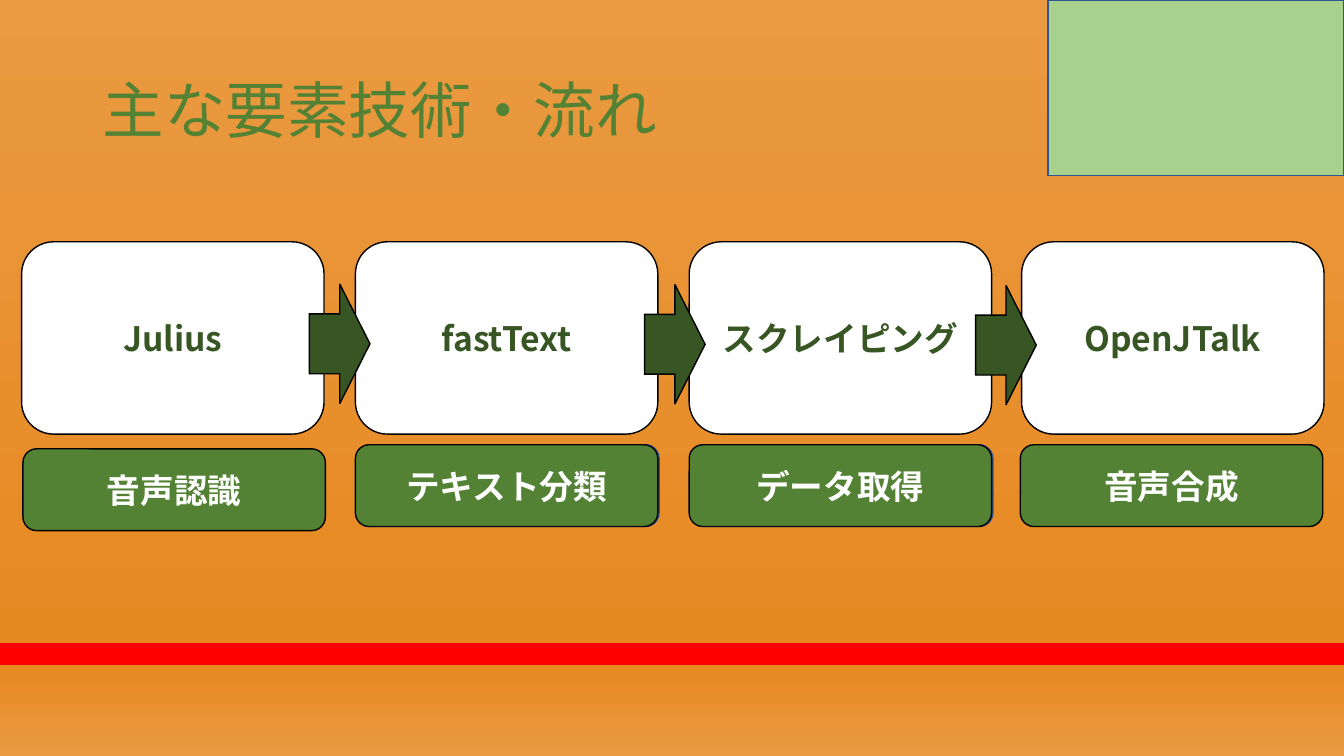
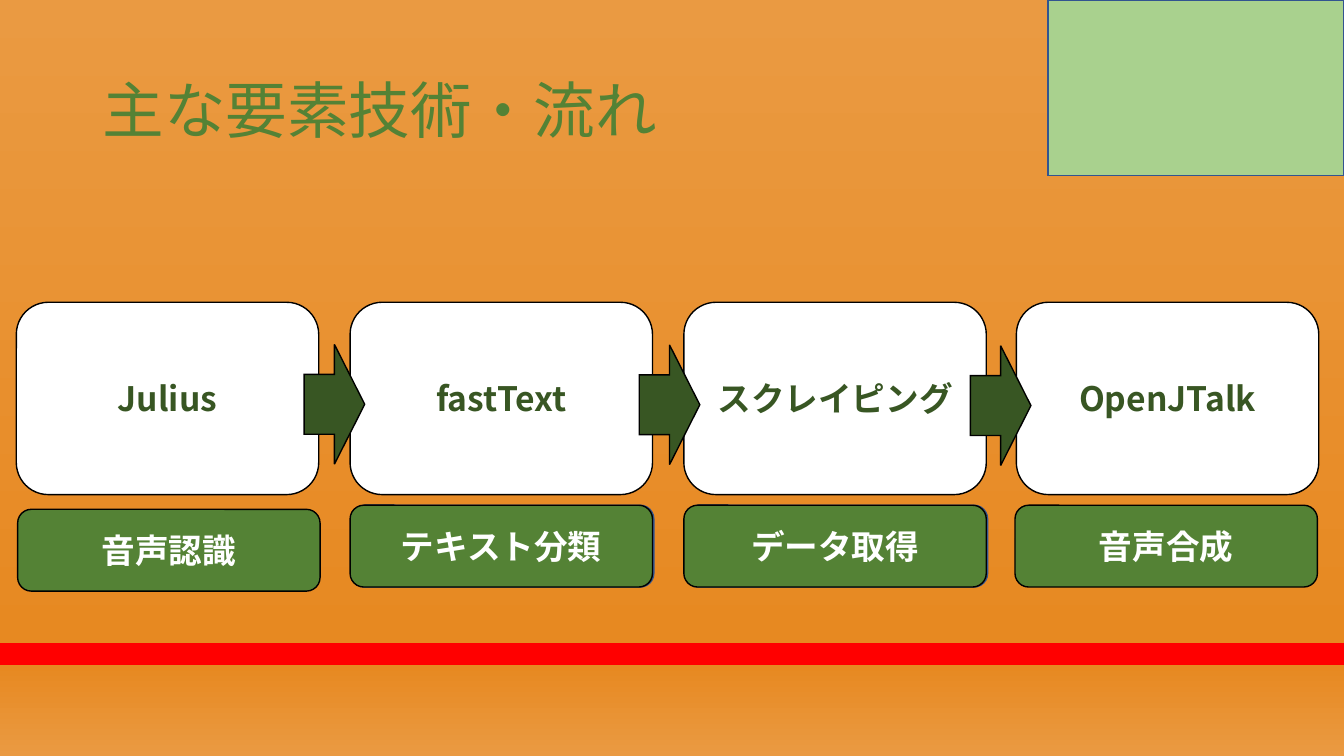
Before and after one commit to RikiishiSuzunosuke/AIspeaker_yosie, a slide deck: slide 3 of presentation/第二回プレゼン_アウトライン.pptx. Drawn at 1344x756 pixels with LibreOffice and Linux fonts; fonts in the diff are those of the drawing. Boxes give left, top, right and bottom in pixels: in the first picture for what was removed or moved away, otherwise in the second. Text is boxed around its words. In the diff, an @@ line names an element or a change of style, - is before the commit and + after.

```diff
--- a/presentation/第二回プレゼン_アウトライン.pptx
+++ b/presentation/第二回プレゼン_アウトライン.pptx
@@ 10 rounded rectangles, 3 right arrows: place and size @@
-10 rounded rectangles, 3 right arrows at [21, 242, 1325, 530]
+10 rounded rectangles, 3 right arrows at [16, 302, 1319, 591]
```
Also in this commit, not shown: 8 other slides changed, 2 slides added, 4 other files.
